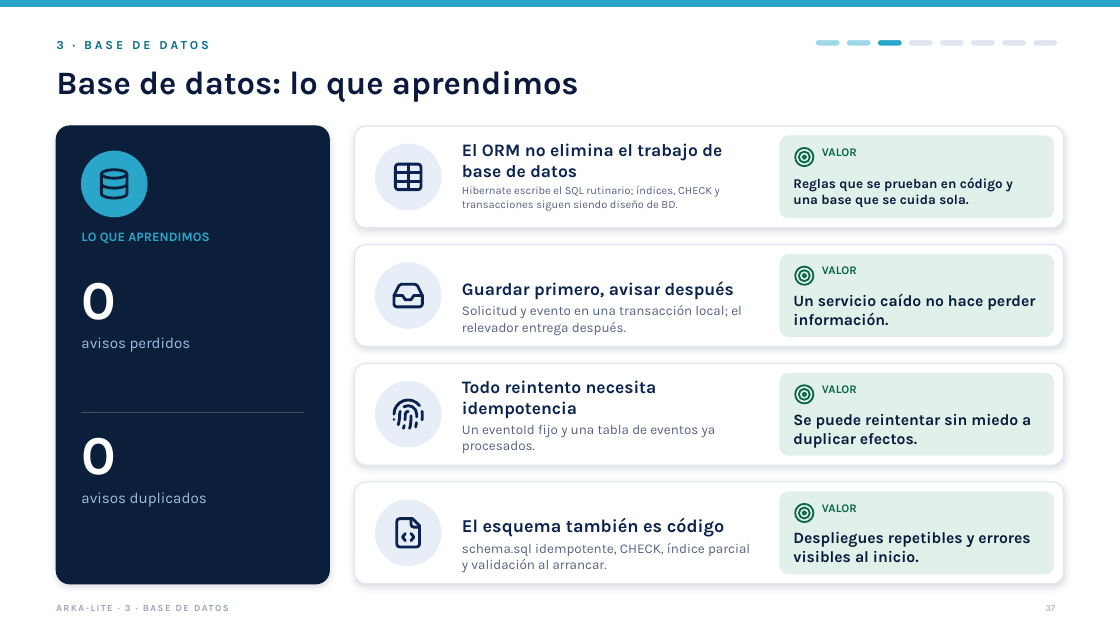
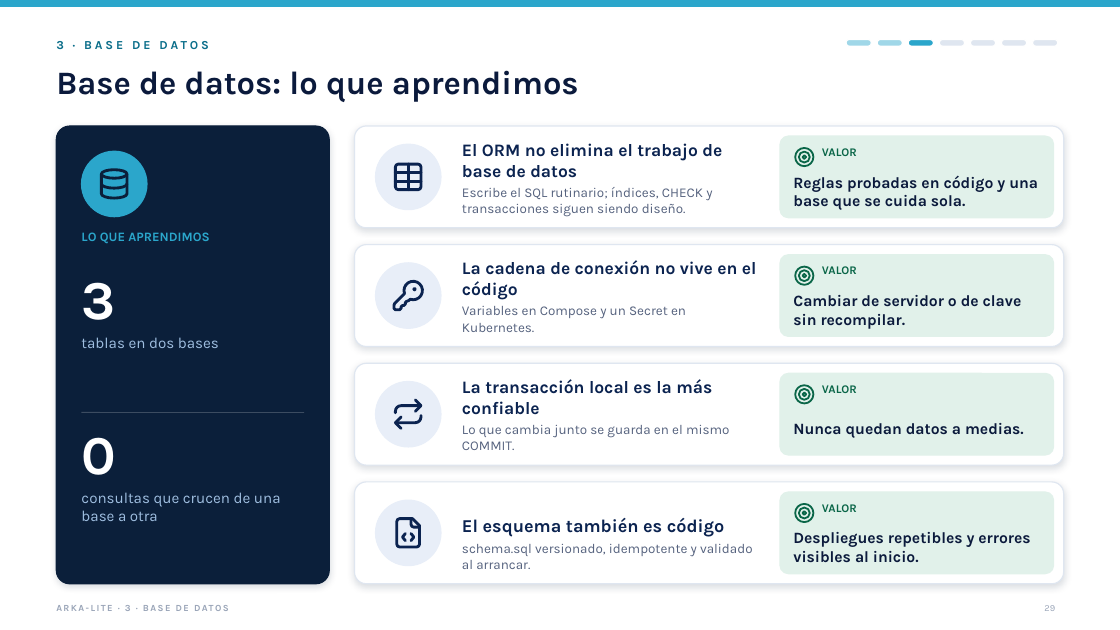
Before and after one commit to jfranceschi-dev/arka-lite, a slide deck: slide 29 of docs/presentation-data/pptx/ARKA-Lite-tecnico.pptx (slide 37 before the commit). Drawn at 1120x630 pixels with LibreOffice and Linux fonts; fonts in the diff are those of the drawing. Boxes give left, top, right and bottom in pixels: in the first picture for what was removed or moved away, otherwise in the second. Text is boxed around its words. In the diff, an @@ line names an element or a change of style, - is before the commit and + after.

```diff
--- a/docs/presentation-data/pptx/ARKA-Lite-tecnico.pptx
+++ b/docs/presentation-data/pptx/ARKA-Lite-tecnico.pptx
@@ rounded rectangle: place and size @@
-rounded rectangle at box(815, 39, 840, 46)
+rounded rectangle at box(877, 39, 902, 46)
@@ rounded rectangle: place and size @@
-rounded rectangle at box(877, 39, 902, 46)
+rounded rectangle at box(908, 39, 933, 46)
@@ rounded rectangle removed at box(908, 39, 933, 46) @@
@@ text at box(793, 176, 1038, 210): text changed; size 11.5 to 13.5 pt @@
-Reglas que se prueban en código y una base que se cuida sola.
+Reglas probadas en código y una base que se cuida sola.
@@ text at box(462, 187, 712, 217): text changed; size 9.5 to 11.5 pt @@
-Hibernate escribe el SQL rutinario; índices, CHECK y transacciones siguen siendo diseño de BD.
+Escribe el SQL rutinario; índices, CHECK y transacciones siguen siendo diseño.
@@ text at box(462, 260, 757, 300): text changed @@
-Guardar primero, avisar después
+La cadena de conexión no vive en el código
@@ text at box(81, 282, 115, 320): text changed @@
-0
+3
@@ freeform shape at box(392, 279, 426, 313): outline redrawn @@
@@ text at box(793, 295, 1022, 329): text changed @@
-Un servicio caído no hace perder información.
+Cambiar de servidor o de clave sin recompilar.
@@ text at box(462, 306, 686, 332): text changed @@
-Solicitud y evento en una transacción local; el relevador entrega después.
+Variables en Compose y un Secret en Kubernetes.
@@ text at box(81, 337, 219, 348): text changed @@
-avisos perdidos
+tablas en dos bases
@@ text at box(462, 379, 712, 415): text changed @@
-Todo reintento necesita idempotencia
+La transacción local es la más confiable
@@ freeform shape at box(392, 397, 426, 432): outline redrawn @@
@@ text at box(462, 425, 730, 450): text changed @@
-Un eventoId fijo y una tabla de eventos ya procesados.
+Lo que cambia junto se guarda en el mismo COMMIT.
@@ text at box(793, 423, 1024, 438): text changed @@
-Se puede reintentar sin miedo a duplicar efectos.
+Nunca quedan datos a medias.
@@ text at box(81, 492, 281, 521): text changed @@
-avisos duplicados
+consultas que crucen de una base a otra
@@ text at box(462, 544, 753, 569): text changed @@
-schema.sql idempotente, CHECK, índice parcial y validación al arrancar.
+schema.sql versionado, idempotente y validado al arrancar.
@@ page number at box(1044, 605, 1055, 611): text changed @@
-37
+29
```
Also in this commit, not shown: 43 other slides changed, 15 slides added, 18 slides removed, 43 other files.
